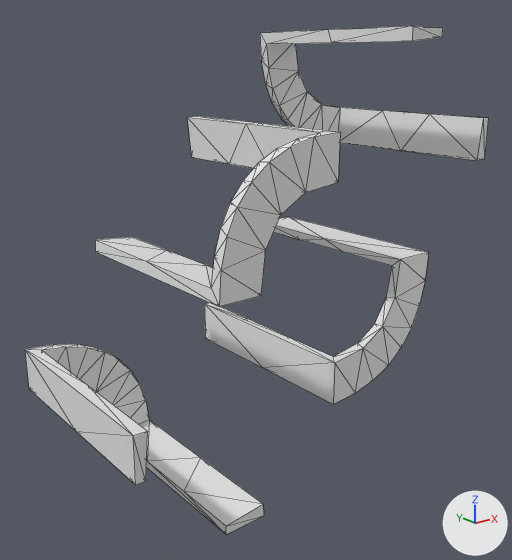
One commit to the OBJ model data/bmc/SET_4W2C/t_367.obj: the scene before it, then after it.
One viewpoint serves both versions: a 50 mm lens placed at (-1.025, -1.51, 0.438), pointed at (-0.023, -0.257, -0.063). The lights are fixed; the arrows at lower right show +X, +Y and +Z. Mesh edges are drawn as thin lines. Where no turn or scale is listed for an object, it has been applied to the vertices.

In view in the first picture: 't_367'.
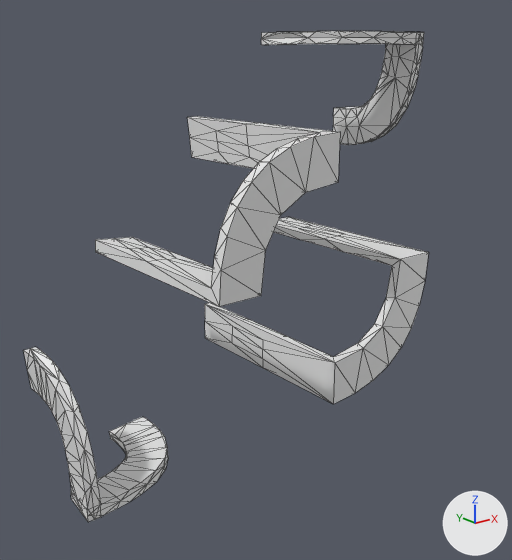
Boxes [x1, y1, x2, y2] around the edits, measured in the pictures (512 x 560 px):
't_367', reshaped (12% narrower): before [25, 26, 489, 534]; after [23, 31, 429, 522]
part 1 of me_t_367, rebuilt (39% narrower, 8% shorter): before [25, 344, 264, 534]; after [23, 347, 168, 522]
part 2 of me_t_367, rebuilt (29% narrower, 15% shorter): before [260, 26, 489, 161]; after [261, 31, 424, 145]
part 3 of me_t_367, built on: [97, 117, 428, 404] in both

Diff of the bpy script that builds the scene:
```diff
--- a/data/bmc/SET_4W2C/t_367.obj.py
+++ b/data/bmc/SET_4W2C/t_367.obj.py
@@ me_t_367 @@
 # used by ob_t_367; location = (0.0, 0.0, 0.0)
-me_t_367.from_pydata(...)  # 176 vertices, 336 faces; spans x -0.496..0.496, y -0.5..0.0, z -0.501..0.501
+me_t_367.from_pydata(...)  # 434 vertices, 796 faces; spans x -0.5..0.5, y -0.5..0.0, z -0.5..0.5
+# me_t_367 part 1: the loose piece of 44 vertices spanning x -0.496..-0.196, y -0.5..0.0, z -0.501..-0.201 is rebuilt with 145 vertices and now spans x -0.5..-0.199, y -0.287..0.0, z -0.5..-0.199
+# me_t_367 part 2: the loose piece of 44 vertices spanning x 0.196..0.496, y -0.5..0.0, z 0.201..0.501 is rebuilt with 145 vertices and now spans x 0.199..0.5, y -0.287..0.0, z 0.199..0.5
+# me_t_367 part 3
+# 40 faces are deleted
+# 35 vertices are added at x -0.279..0.279, y -0.25..0.0, z -0.274..0.274
+# 12 new vertices lie (0.0, 0.125, 0.0) away from vertices in x -0.279..0.279, y -0.25, z -0.274..0.274
+# 9 new vertices lie (0.0, 0.118, 0.0) away from vertices in x -0.278..0.278, y -0.237, z -0.026..0.273
+# 152 new faces join them
```
